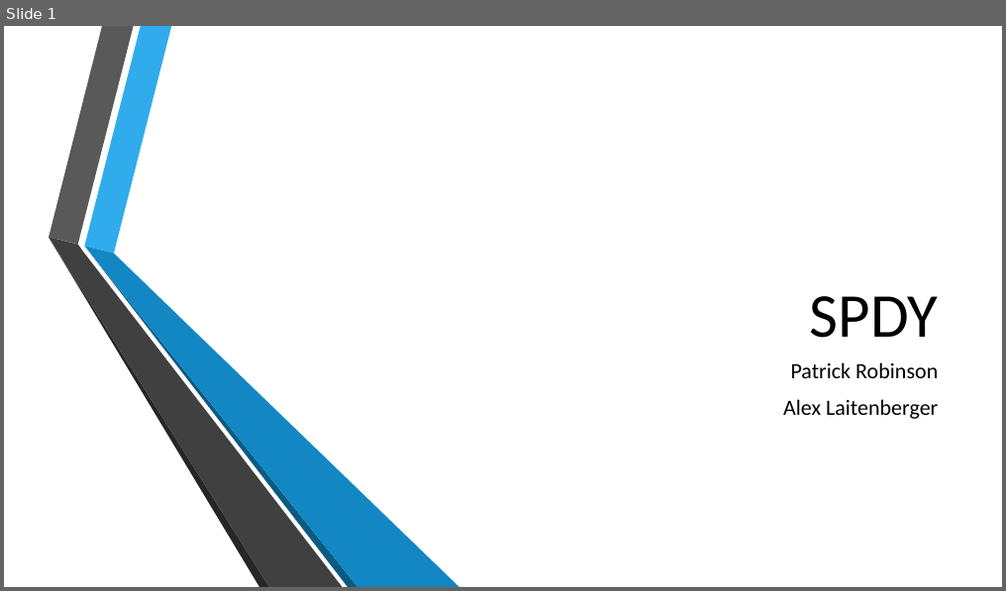
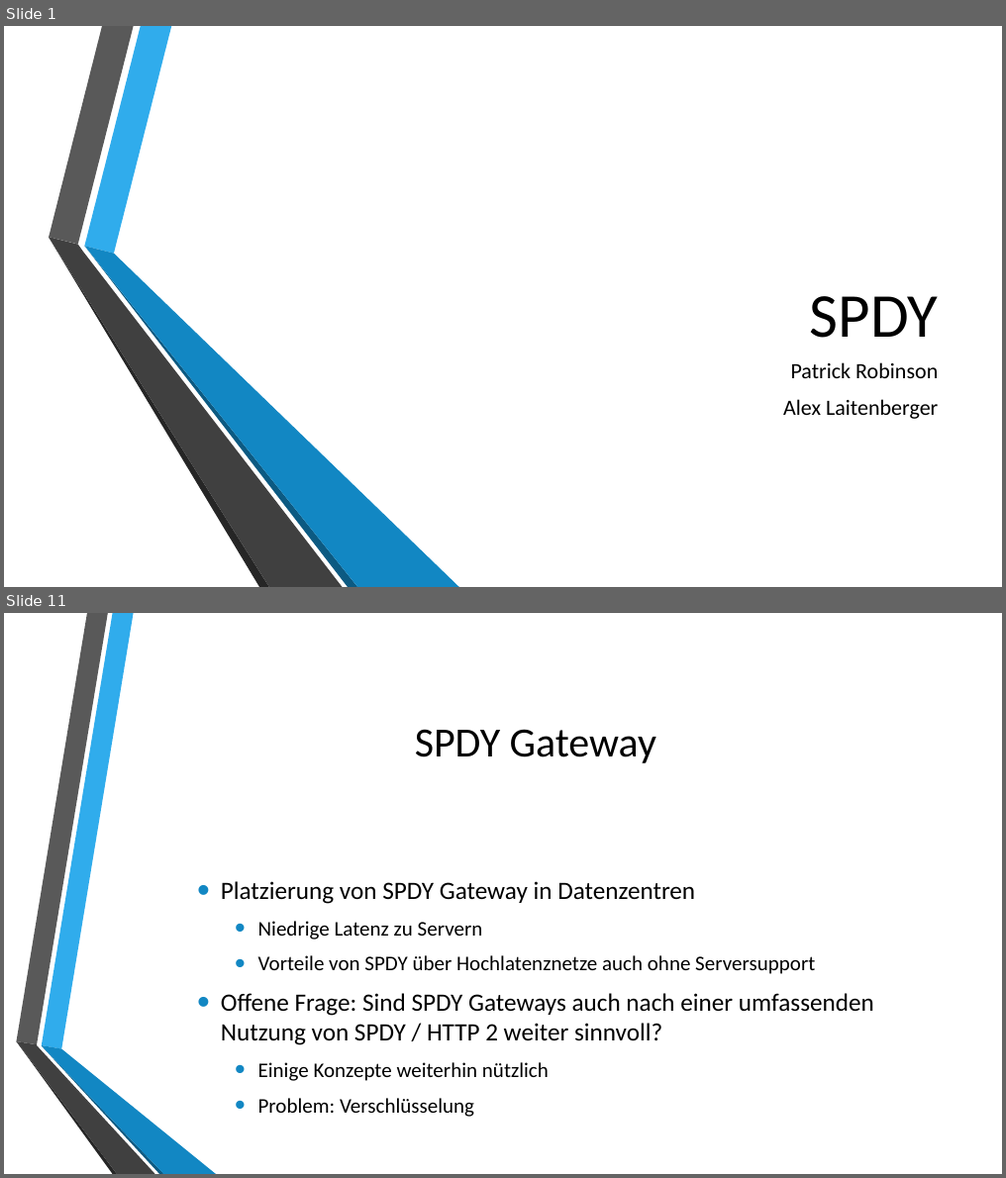
Before and after one commit to autarchprinceps/Reactive-Load-Generator, a slide deck: research/Präsentation.pptx. Shown one above the other, each under a label of ours: slide 1 before the commit, slides 1 and 11 after it; the slides between them are not shown. The pictures are 1006x591 and 1006x1178 pixels, drawn with LibreOffice and Linux fonts; fonts in the diff are those of the drawing; background and template pictures are left out. Boxes give left, top, right and bottom in pixels: in the first picture for what was removed or moved away, otherwise in the second. Text is boxed around its words. In the diff, an @@ line names an element or a change of style, - is before the commit and + after.

```diff
--- a/research/Präsentation.pptx
+++ b/research/Präsentation.pptx
@@ slide 11 added at [4, 613, 1002, 1174], background picture (left out) @@
@@ title added at [415, 729, 656, 763], 40 pt, text #000000 @@
+SPDY Gateway
@@ text added at [221, 881, 874, 1117], 20 pt, text #000000 @@
+• Platzierung von SPDY Gateway in Datenzentren
+  • Niedrige Latenz zu Servern
+  • Vorteile von SPDY über Hochlatenznetze auch ohne Serversupport
+• Offene Frage: Sind SPDY Gateways auch nach einer umfassenden Nutzung von SPDY / HTTP 2 weiter sinnvoll?
+  • Einige Konzepte weiterhin nützlich
+  • Problem: Verschlüsselung
@@ group added at [16, 613, 216, 1174]: 6 freeform shapes @@
```
Also in this commit, not shown: 2 slides changed, 11 other slides added, 1 other file.
